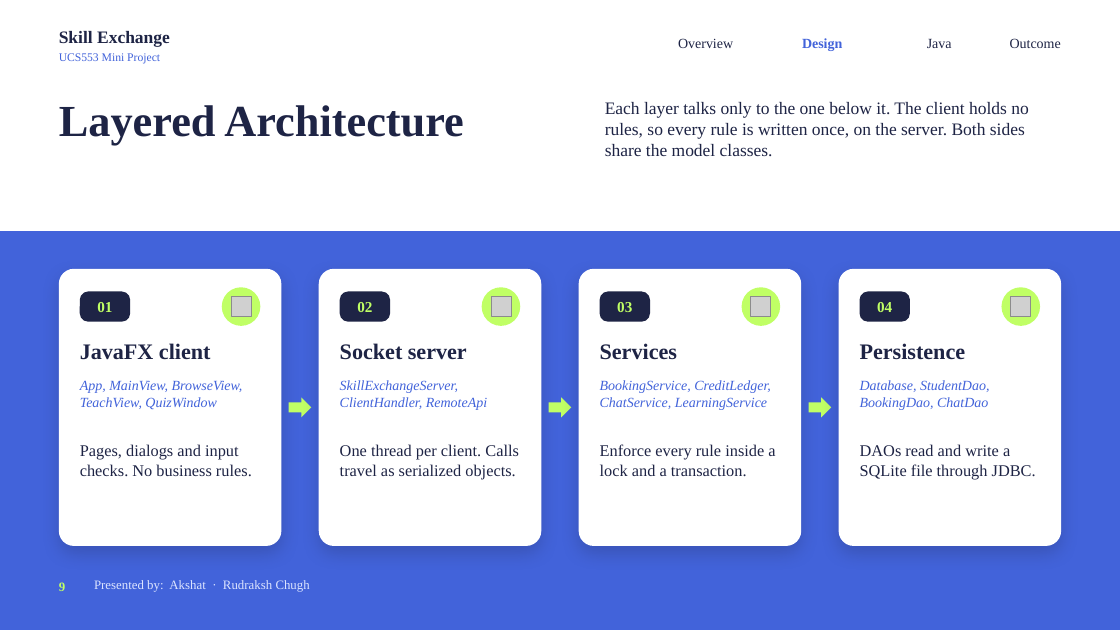
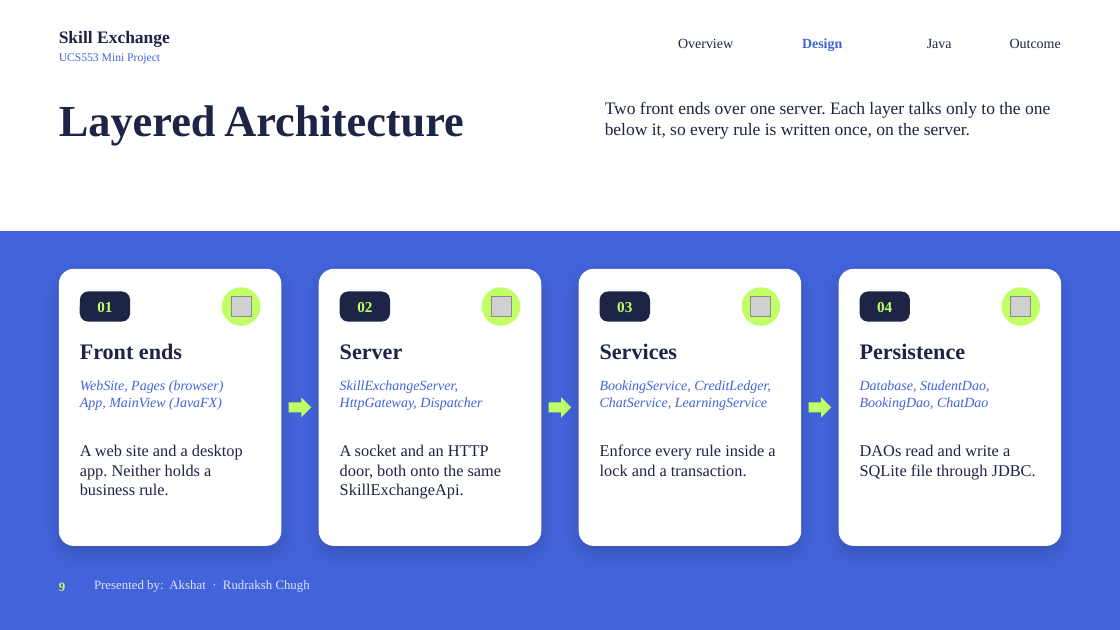
Before and after one commit to RudrakshChugh/JavaProject, a slide deck: slide 9 of Project Presentation.pptx. Drawn at 1120x630 pixels with LibreOffice and Linux fonts; fonts in the diff are those of the drawing; grey boxes stand for pictures. Boxes give left, top, right and bottom in pixels: in the first picture for what was removed or moved away, otherwise in the second. Text is boxed around its words. In the diff, an @@ line names an element or a change of style, - is before the commit and + after.

Commit message:
Update the presentation: web site, hosting, two front ends over one server

```diff
--- a/Project Presentation.pptx
+++ b/Project Presentation.pptx
@@ text at [605, 101, 1050, 138]: text changed @@
-Each layer talks only to the one below it. The client holds no rules, so every rule is written once, on the server. Both sides share the model classes.
+Two front ends over one server. Each layer talks only to the one below it, so every rule is written once, on the server.
@@ text at [80, 343, 182, 360]: text changed @@
-JavaFX client
+Front ends
@@ text at [340, 344, 403, 360]: text changed @@
-Socket server
+Server
@@ text at [80, 380, 224, 410]: text changed @@
-App, MainView, BrowseView, TeachView, QuizWindow
+WebSite, Pages (browser)
+App, MainView (JavaFX)
@@ text at [340, 380, 482, 410]: text changed @@
-SkillExchangeServer, ClientHandler, RemoteApi
+SkillExchangeServer, HttpGateway, Dispatcher
@@ text at [80, 444, 243, 496]: text changed @@
-Pages, dialogs and input checks. No business rules.
+A web site and a desktop app. Neither holds a business rule.
@@ text at [340, 444, 502, 499]: text changed @@
-One thread per client. Calls travel as serialized objects.
+A socket and an HTTP door, both onto the same SkillExchangeApi.
```
Also in this commit, not shown: 13 other slides changed, 1 slide added.
